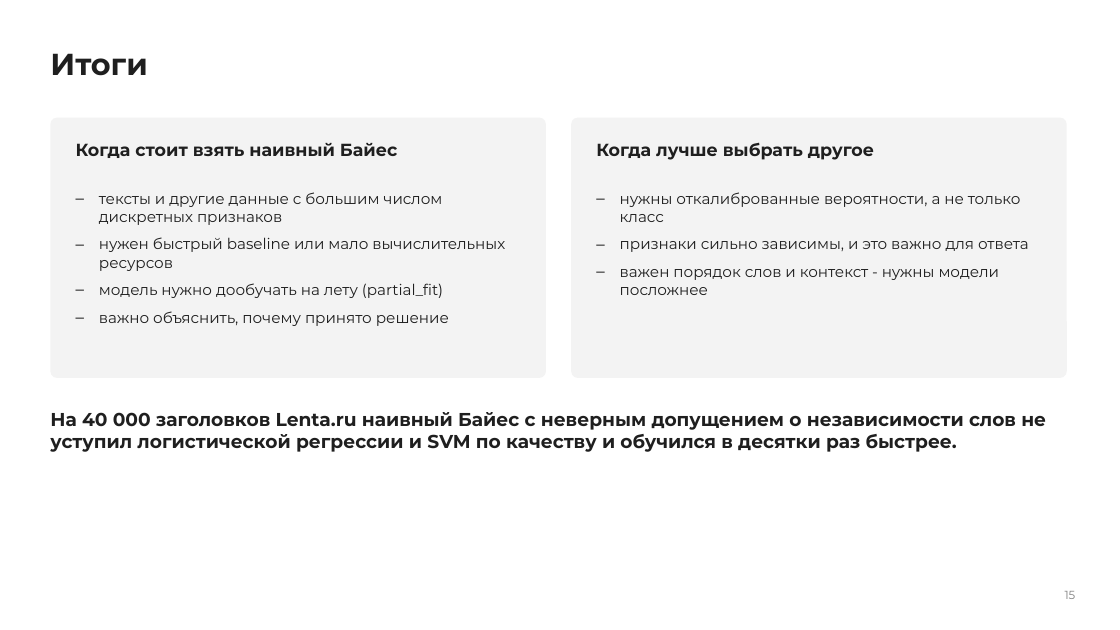
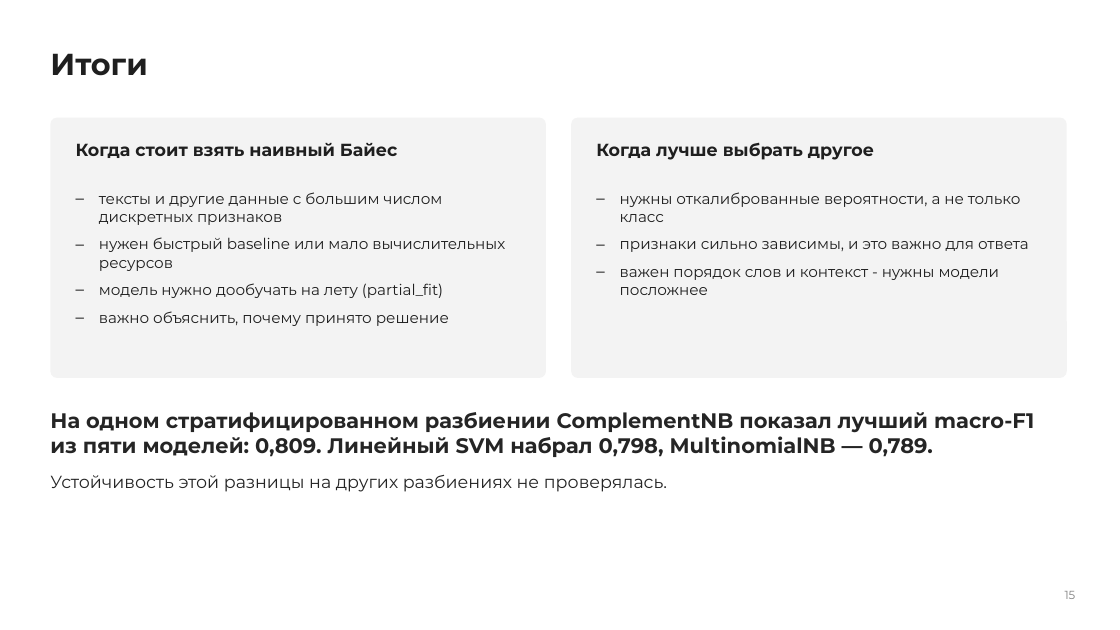
Before and after one commit to Graukern/ml-basics-naive-bayes, a slide deck: slide 15 of Наивный байесовский классификатор.pptx. Drawn at 1120x630 pixels with LibreOffice and Linux fonts; fonts in the diff are those of the drawing. Boxes give left, top, right and bottom in pixels: in the first picture for what was removed or moved away, otherwise in the second. Text is boxed around its words. In the diff, an @@ line names an element or a change of style, - is before the commit and + after.

```diff
--- a/Наивный байесовский классификатор.pptx
+++ b/Наивный байесовский классификатор.pptx
@@ text at box(50, 412, 1034, 492): text changed; size 16 to 18 pt; text colour #1F1F1F to #252525 @@
-На 40 000 заголовков Lenta.ru наивный Байес с неверным допущением о независимости слов не уступил логистической регрессии и SVM по качеству и обучился в десятки раз быстрее.
+На одном стратифицированном разбиении ComplementNB показал лучший macro-F1 из пяти моделей: 0,809. Линейный SVM набрал 0,798, MultinomialNB — 0,789.
+Устойчивость этой разницы на других разбиениях не проверялась.
```
Also in this commit, not shown: 5 other slides changed, 3 other files.
